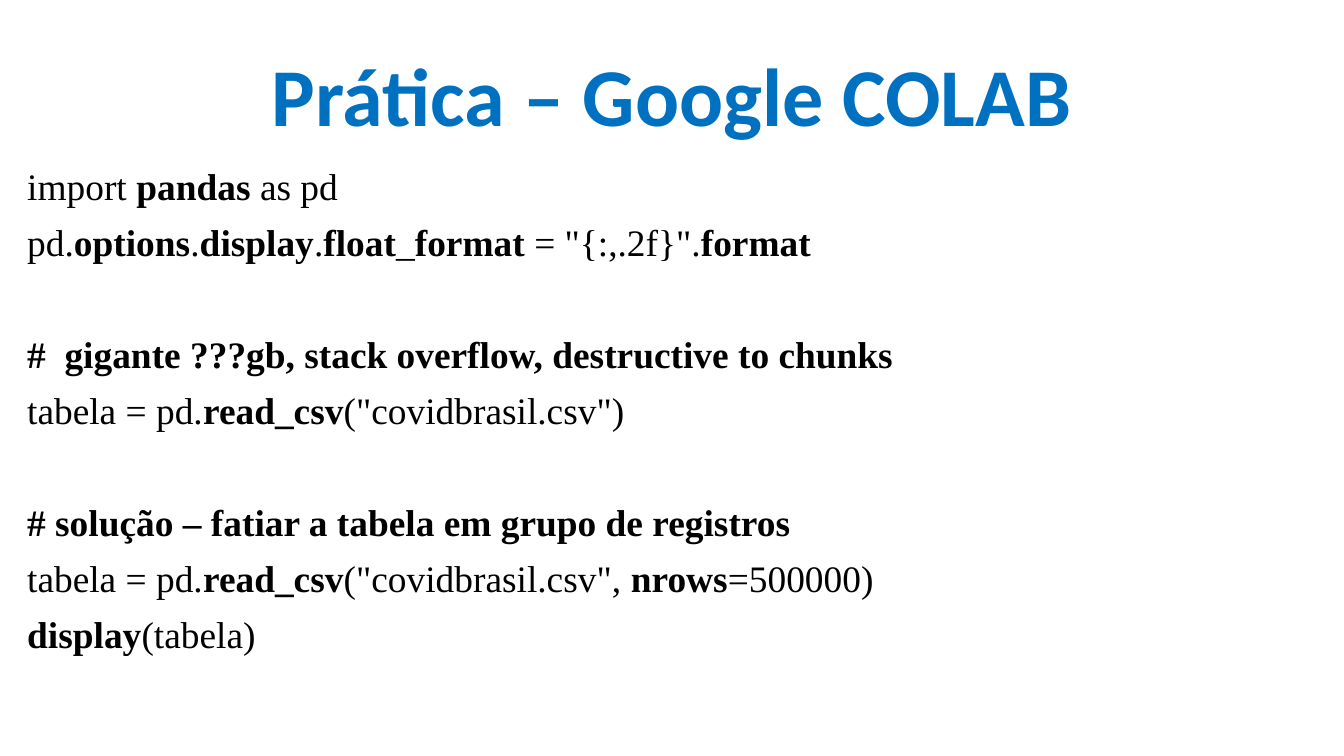
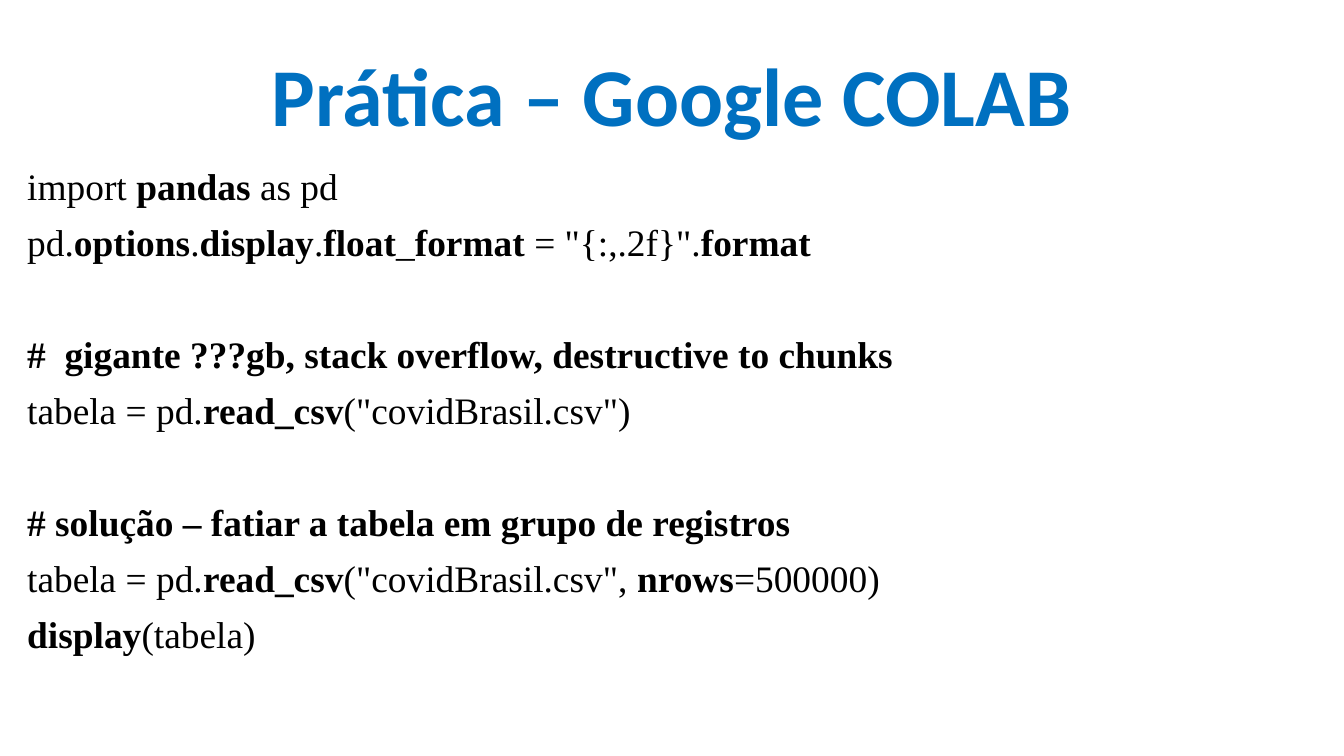
Before and after one commit to CloudEducationBrazil/WydenPythonBigData, a slide deck: slide 15 of 01 Classes/Aula 01 - Python Big Data.pptx. Drawn at 1344x756 pixels with LibreOffice and Linux fonts; fonts in the diff are those of the drawing; background and template pictures are left out. Boxes give left, top, right and bottom in pixels: in the first picture for what was removed or moved away, otherwise in the second. Text is boxed around its words. In the diff, an @@ line names an element or a change of style, - is before the commit and + after.

```diff
--- a/01 Classes/Aula 01 - Python Big Data.pptx
+++ b/01 Classes/Aula 01 - Python Big Data.pptx
@@ text at [27, 398, 630, 431]: text changed @@
-tabela = pd.read_csv("covidbrasil.csv")
+tabela = pd.read_csv("covidBrasil.csv")
@@ text at [27, 566, 880, 599]: text changed @@
-tabela = pd.read_csv("covidbrasil.csv", nrows=500000)
+tabela = pd.read_csv("covidBrasil.csv", nrows=500000)
```
Also in this commit, not shown: 3 other slides changed, 6 other files.
